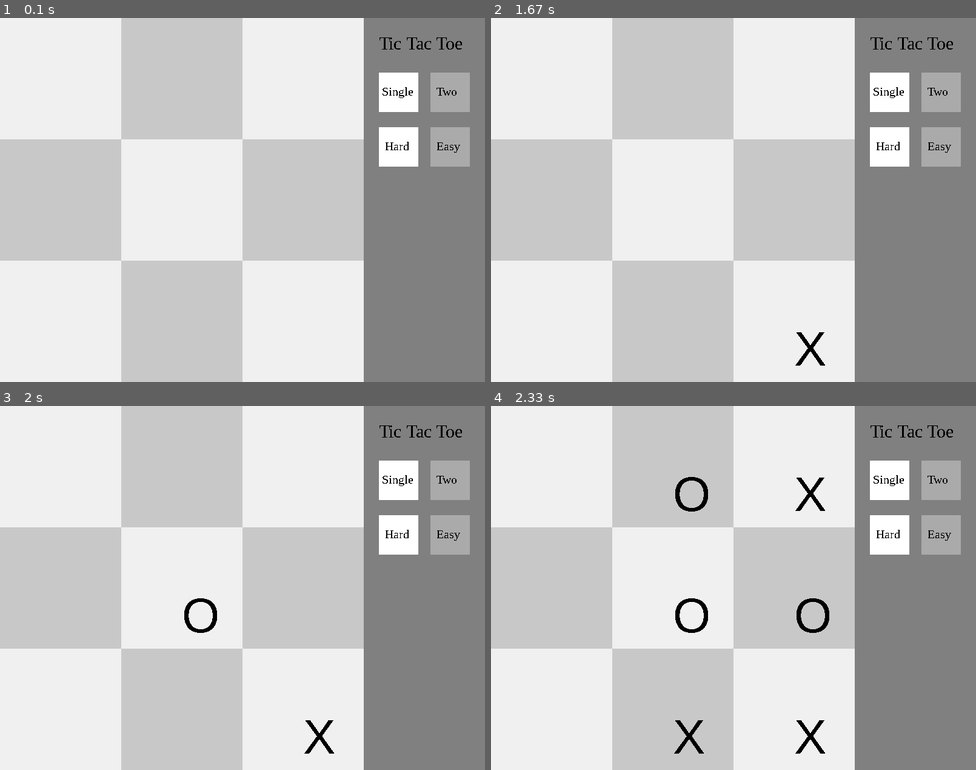
Above: before the commit, frames 1-4 (two rows, left to right).
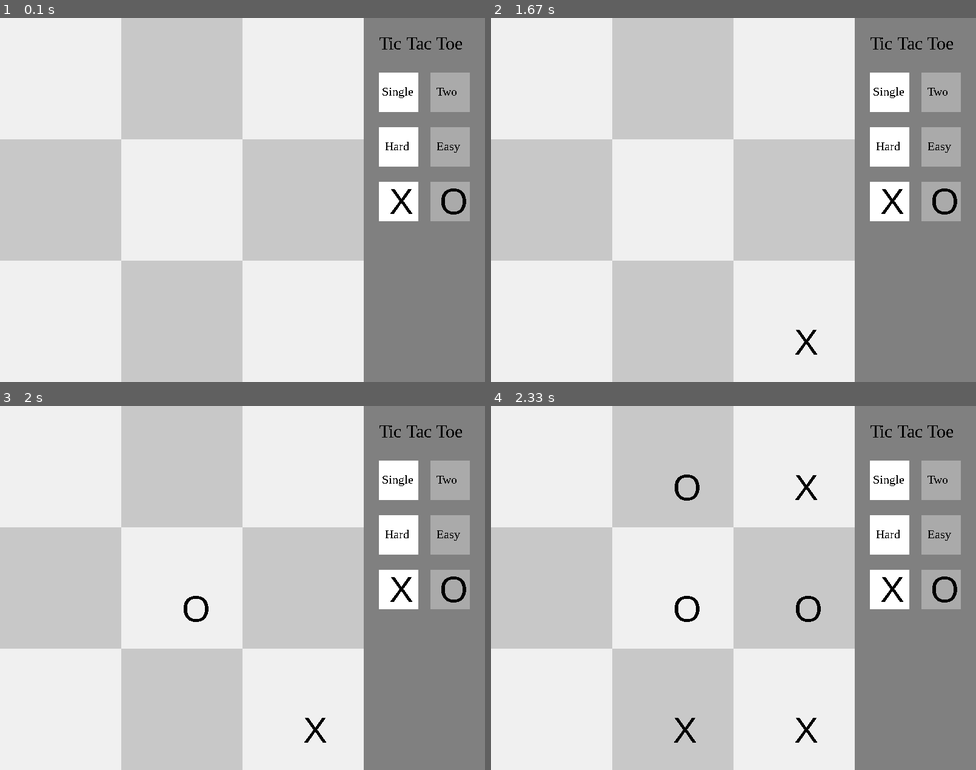
Above: after the commit, the same moments.

Repository: brenton-j-andrews/Tic_Tac_Toe
Game: pygame game, started from main.py
Same seed, same stepped clock (60 frames per second), same inputs: the game is played once before the commit and once after it.
Inputs (mouse positions are in pixels of both pictures, inside the frame that each line leads up to):
- Up to frame 1 (0.1 s): no input
- Up to frame 2 (1.67 s): click (733, 200) at 0.38 s; click (782, 280) at 0.72 s; click (806, 72) at 1.05 s; click (743, 76) at 1.52 s
- Up to frame 3 (2 s): move the mouse to (218, 682) at 1.87 s
- Up to frame 4 (2.33 s): click (709, 682) at 2.15 s

The runs differ from the first frame. In frame 1, 1.8% of the frame differs, in the area x 78-97%, y 45-56%; in frame 2, 1.9%; in frame 3, 2.2%; in frame 4, 3.2%, in the area x 37-97%, y 18-96%.

Commit message:
update before mod

Diff:
--- a/main.py
+++ b/main.py
@@ -31,7 +31,7 @@
 # Button Constants. Will be updated when mode / difficulty / symbol and quit buttons are added to the interface.
 light_color = (200, 200, 200)
 dark_color = (100, 100, 100)
-choose_symbol = p.font.SysFont('Arial', 80)
+choose_symbol = p.font.SysFont('Arial', 60)
 x_select = choose_symbol.render("X", False, (0, 0, 0))
 o_select = choose_symbol.render('O', False, (0, 0, 0))
 title_font = p.font.SysFont('cambria', 30)
@@ -47,9 +47,10 @@
     # Select difficulty -> Will be integrated as a button on Pygame eventually...
     # difficulty = input("'E or H: ") -> TEMPORARY HARD CODE!!!
     difficulty = ['H', 'E']
+    game_state = engine.GameState()  # Initialize new game_state for next game.
 
     while running:
-        game_state = engine.GameState()  # Initialize new game_state for next game.
+        game_state.board = [[" ", " ", " "], [" ", " ", " "], [" ", " ", " "]]  # Reset game board, keep button info.
 
         # Menu buttons will be active until first time game board is clicked.
         game_start = False
@@ -70,7 +71,11 @@
                     if 775 >= mouse[0] >= 710 and 245 >= mouse[1] >= 180:
                         game_state.difficult = False
                         difficulty = 'E'
-
+                    # 'X' or 'O' single player button.
+                    if 695 >= mouse[0] >= 625 and 335 >= mouse[1] >= 270:
+                        game_state.is_x = True
+                    if 775 >= mouse[0] >= 710 and 335 >= mouse[1] >= 270:
+                        game_state.is_x = False
                     # Click board to start game.
                     if mouse[0] < 600:
                         game_start = True
@@ -79,12 +84,8 @@
         # Single player script.
         if game_state.single_player:
 
-            # Player selects 'character' -> Will be added as a pygame button soon!
             # play_mode variable = 0: single player as X. val = 1: single player as O. val = 2: two player.
-            # x_or_o = input("Choose 'X' or 'O': ")
-            x_or_o = 'X'
-
-            if x_or_o == 'X':
+            if game_state.is_x:
                 play_mode = 0
                 computer_move = False
                 computer_symbol = 'O'
@@ -188,6 +189,16 @@
     screen.blit(hard_font, (635, 200))
     screen.blit(easy_font, (720, 200))
 
+    # Choose X or O for single player buttons.
+    if game_state.is_x:
+        p.draw.rect(screen, (255, 255, 255), [625, 270, 65, 65])
+        p.draw.rect(screen, (170, 170, 170), [710, 270, 65, 65])
+    else:
+        p.draw.rect(screen, (170, 170, 170), [625, 270, 65, 65])
+        p.draw.rect(screen, (255, 255, 255), [710, 270, 65, 65])
+    screen.blit(x_select, (642, 268))
+    screen.blit(o_select, (725, 268))
+
     # Render x and o symbols from game state.
     for i in range(3):
         for j in range(3):
